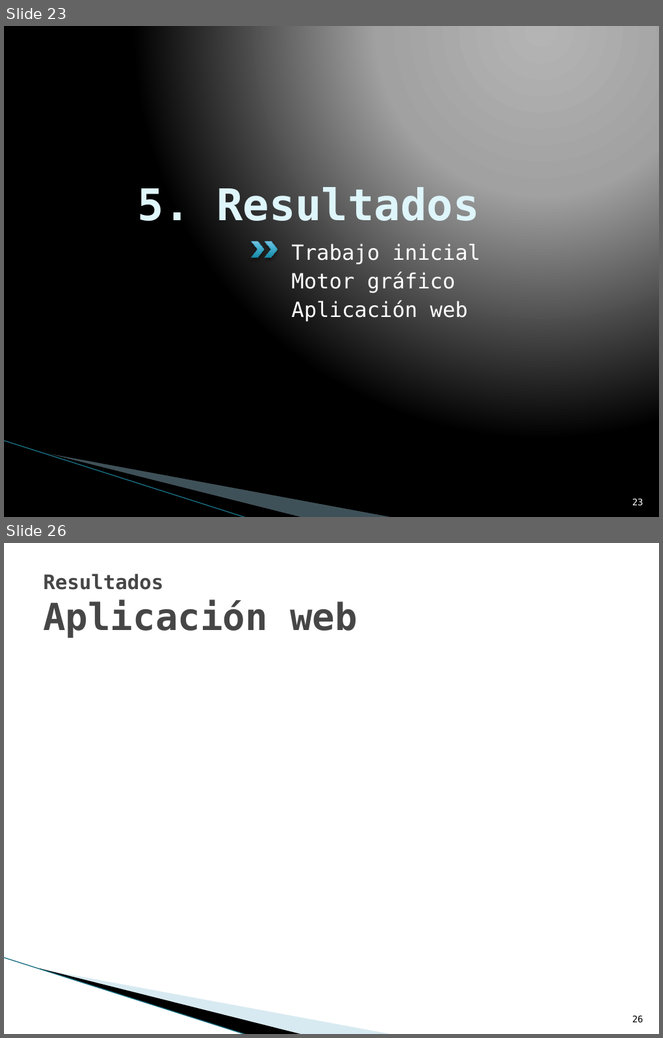
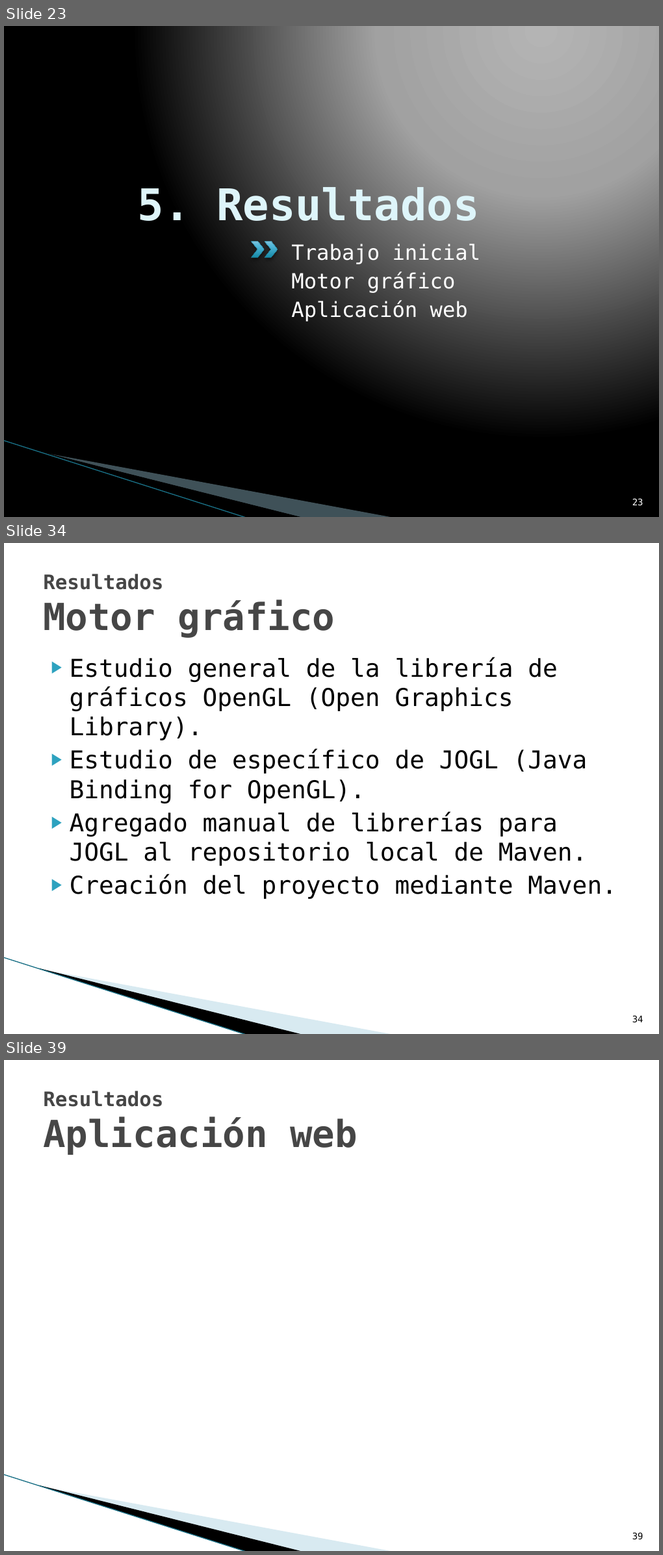
Before and after one commit to txedo/uclm-esi-alarcos, a slide deck: presentation/presentation.pptx. Shown one above the other, each under a label of ours: slides 23 and 26 before the commit, slides 23, 34 and 39 after it; the slides between them are not shown. The pictures are 663x1038 and 663x1555 pixels, drawn with LibreOffice and Linux fonts; fonts in the diff are those of the drawing; background and template pictures are left out. Boxes give left, top, right and bottom in pixels: in the first picture for what was removed or moved away, otherwise in the second. Text is boxed around its words. In the diff, an @@ line names an element or a change of style, - is before the commit and + after.

```diff
--- a/presentation/presentation.pptx
+++ b/presentation/presentation.pptx
@@ slide 34 added at (4,543,659,1034), background #FFFFFF; not listed: 3 template elements that a slide beside it also shows @@
@@ title added at (43,574,336,638), 41 pt, text #464646, bold @@
+Resultados
+Motor gráfico
@@ text added at (70,657,617,899), 27 pt, text #000000 @@
+▶ Estudio general de la librería de gráficos OpenGL (Open Graphics Library).
+▶ Estudio de específico de JOGL (Java Binding for OpenGL).
+▶ Agregado manual de librerías para JOGL al repositorio local de Maven.
+▶ Creación del proyecto mediante Maven.
@@ page number added at (633,1016,644,1023), 10 pt, text #000000 @@
+34
@@ what was slide 26 is now slide 39 @@
@@ page number at (633,1533,644,1540): text changed @@
-26
+39
```
Also in this commit, not shown: 1 slide changed, 12 other slides added, 21 other files.
